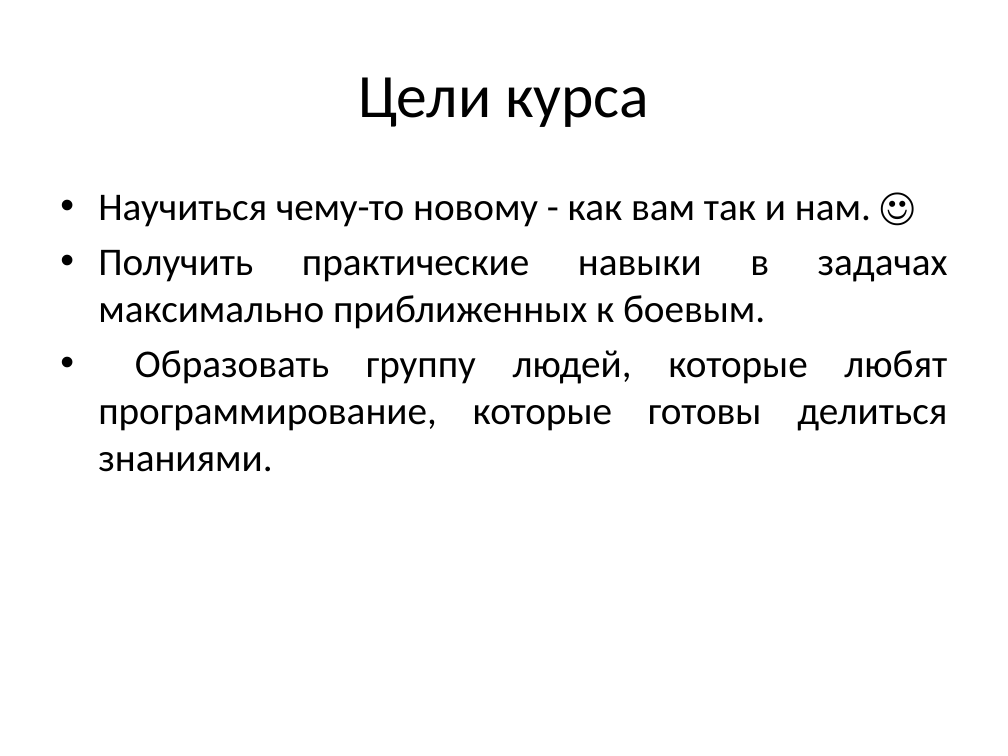
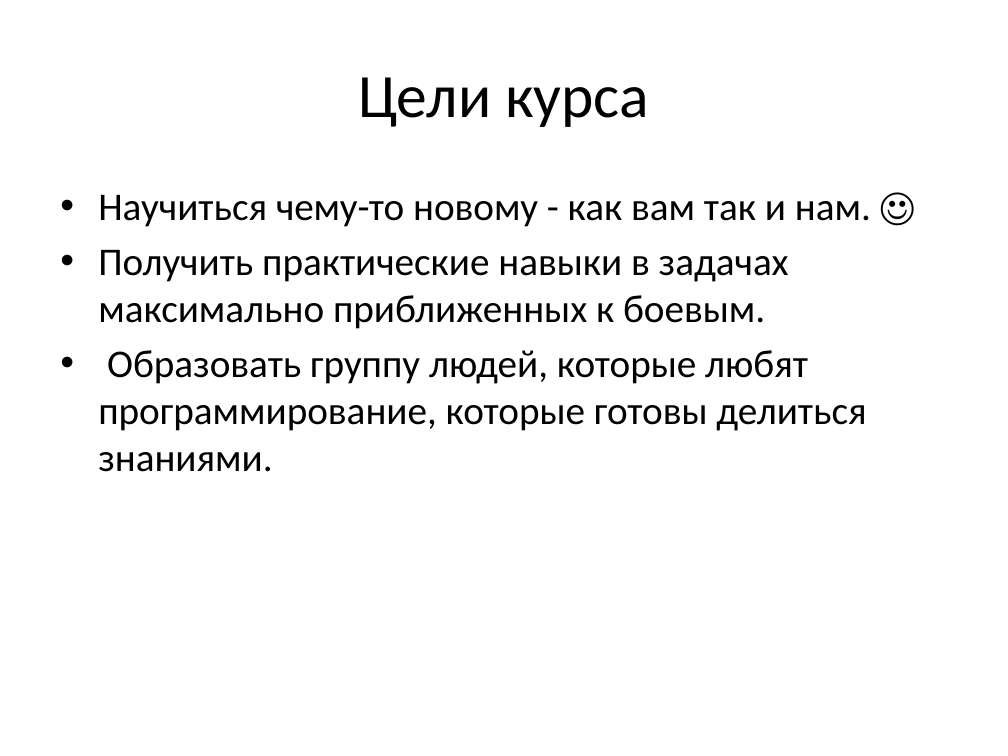
Before and after one commit to tscherkas/cpp_craft_1013, a slide deck: slide 3 of lections/cpp_craft_lec_1_part_1_v1_2.pptx. Drawn at 1008x756 pixels with LibreOffice and Linux fonts; fonts in the diff are those of the drawing. Boxes give left, top, right and bottom in pixels: in the first picture for what was removed or moved away, otherwise in the second. Text is boxed around its words. In the diff, an @@ line names an element or a change of style, - is before the commit and + after.

```diff
--- a/lections/cpp_craft_lec_1_part_1_v1_2.pptx
+++ b/lections/cpp_craft_lec_1_part_1_v1_2.pptx
@@ text "Научиться чему-то новому - как ..." at [98,195,871,472]: alignment justified to left @@
```
Also in this commit, not shown: 2 other slides changed, 2 other files.
